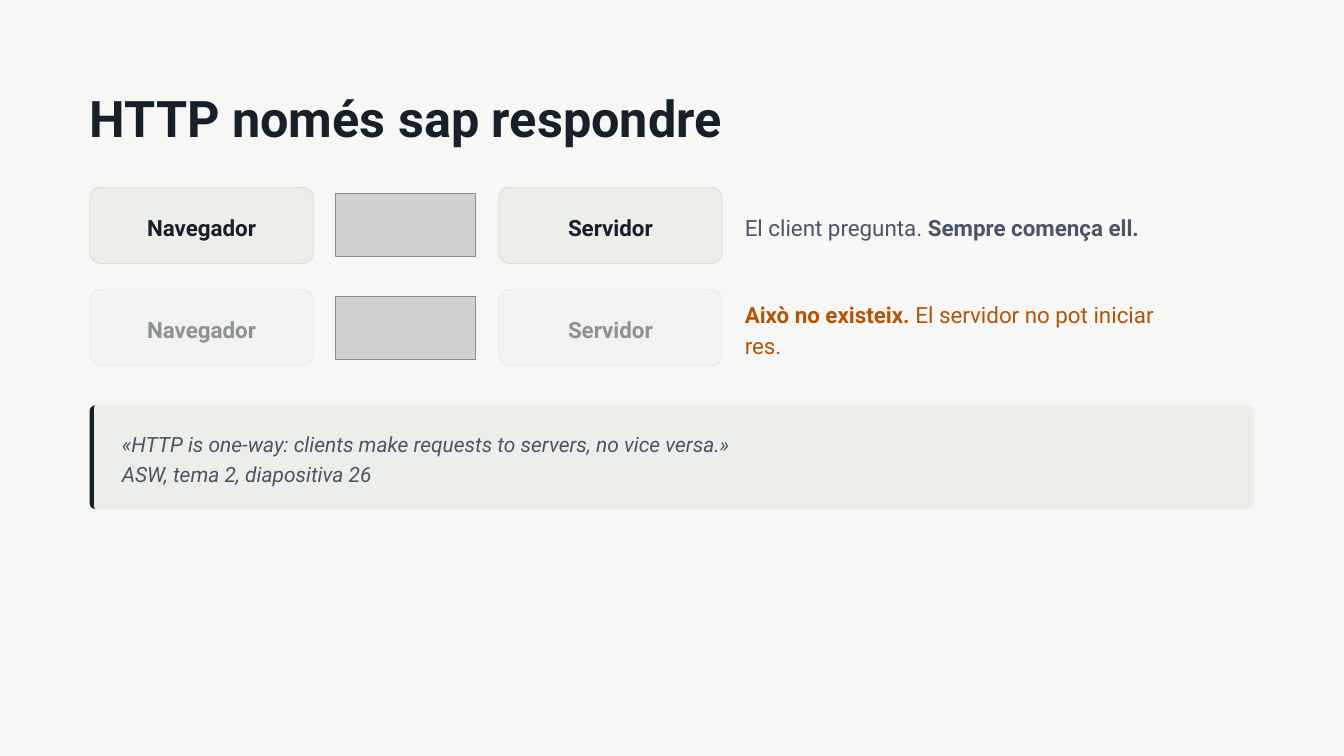
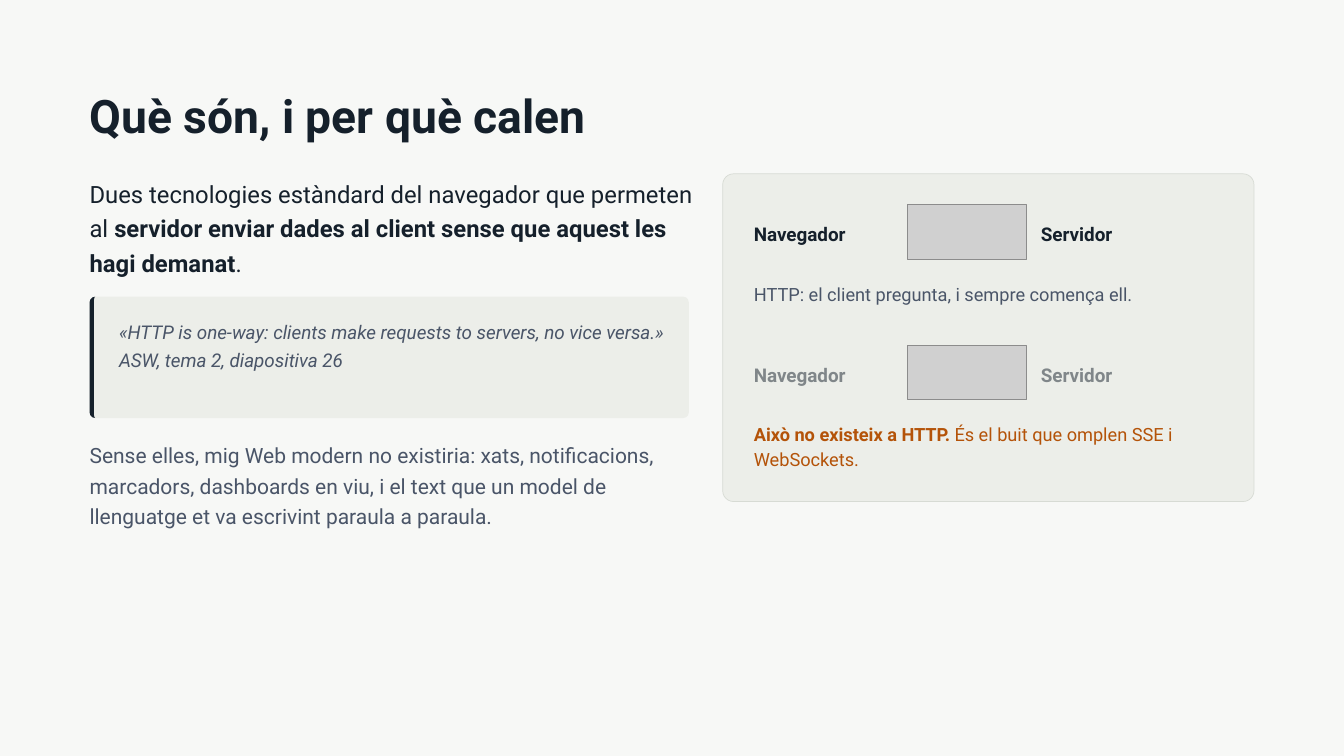
Before and after one commit to amplob/ASW, a slide deck: slide 2 of teoria/WebSockets i Server-Sent Events.pptx. Drawn at 1344x756 pixels with LibreOffice and Linux fonts; fonts in the diff are those of the drawing; grey boxes stand for pictures; background and template pictures are left out. Boxes give left, top, right and bottom in pixels: in the first picture for what was removed or moved away, otherwise in the second. Text is boxed around its words. In the diff, an @@ line names an element or a change of style, - is before the commit and + after.

```diff
--- a/teoria/WebSockets i Server-Sent Events.pptx
+++ b/teoria/WebSockets i Server-Sent Events.pptx
@@ title at (x1=90, y1=98, x2=586, y2=143): text changed; size 36 to 33 pt @@
-HTTP només sap respondre
+Què són, i per què calen
@@ rounded rectangle added at (x1=723, y1=173, x2=1254, y2=501), fill #ECEEE9, outline #D7DBD4 0.5 pt @@
@@ text added at (x1=90, y1=185, x2=692, y2=277), 17 pt, text #15202B, bold @@
+Dues tecnologies estàndard del navegador que permeten al servidor enviar dades al client sense que aquest les hagi demanat.
@@ picture removed at (x1=336, y1=194, x2=476, y2=256) @@
@@ picture added at (x1=908, y1=205, x2=1027, y2=259) @@
@@ text "Navegador" moved from (x1=90, y1=188, x2=314, y2=264) to (x1=754, y1=227, x2=846, y2=245) @@
@@ text "Navegador" at (x1=754, y1=227, x2=846, y2=245): size 16 to 13.5 pt; alignment centre to left; line spacing 22.4pt to 18.9pt; fill #ECEEE9 to none; outline #D7DBD4 0.5 pt to none @@
@@ text "Servidor" at (x1=1041, y1=227, x2=1112, y2=241): size 16 to 13.5 pt; alignment centre to left; line spacing 22.4pt to 18.9pt; fill #ECEEE9 to none; outline #D7DBD4 0.5 pt to none @@
@@ text "Servidor" moved from (x1=499, y1=188, x2=723, y2=264) to (x1=1041, y1=227, x2=1112, y2=241) @@
@@ rounded rectangle "«HTTP is one-way: clients make ..." resized from (x1=90, y1=405, x2=1255, y2=509) to (x1=90, y1=296, x2=689, y2=417) @@
@@ rounded rectangle "«HTTP is one-way: clients make ..." at (x1=90, y1=296, x2=689, y2=417): size 15 to 13.5 pt; line spacing 21pt to 19.6pt; proportions changed @@
@@ freeform shape added at (x1=90, y1=296, x2=689, y2=417), fill #15202B @@
@@ picture removed at (x1=336, y1=296, x2=476, y2=359) @@
@@ text at (x1=754, y1=287, x2=1132, y2=305): text changed; size 16 to 13 pt @@
-El client pregunta. Sempre comença ell.
+HTTP: el client pregunta, i sempre comença ell.
@@ text removed at (x1=745, y1=306, x2=1154, y2=355) @@
-Això no existeix. El servidor no pot iniciar res.
@@ picture added at (x1=908, y1=346, x2=1027, y2=400) @@
@@ text "Navegador" moved from (x1=90, y1=289, x2=314, y2=366) to (x1=754, y1=368, x2=846, y2=386) @@
@@ text "Navegador" at (x1=754, y1=368, x2=846, y2=386): size 16 to 13.5 pt, text colour #15202B at 45% opacity to #15202B at 50% opacity; alignment centre to left; line spacing 22.4pt to 18.9pt; fill #ECEEE9 at 45% opacity to none; outline #D7DBD4 0.5 pt to none @@
@@ text "Servidor" at (x1=1041, y1=368, x2=1112, y2=382): size 16 to 13.5 pt, text colour #15202B at 45% opacity to #15202B at 50% opacity; alignment centre to left; line spacing 22.4pt to 18.9pt; fill #ECEEE9 at 45% opacity to none; outline #D7DBD4 0.5 pt to none @@
@@ text "Servidor" moved from (x1=499, y1=289, x2=723, y2=366) to (x1=1041, y1=368, x2=1112, y2=382) @@
@@ freeform shape removed at (x1=90, y1=405, x2=1255, y2=509) @@
@@ text added at (x1=90, y1=447, x2=653, y2=529), 15 pt, text #4A5568 @@
+Sense elles, mig Web modern no existiria: xats, notificacions, marcadors, dashboards en viu, i el text que un model de llenguatge et va escrivint paraula a paraula.
@@ text added at (x1=754, y1=424, x2=1172, y2=466), 13 pt, text #B45309 @@
+Això no existeix a HTTP. És el buit que omplen SSE i WebSockets.
```
Also in this commit, not shown: 5 other slides changed, 6 slides added, 4 slides removed.
